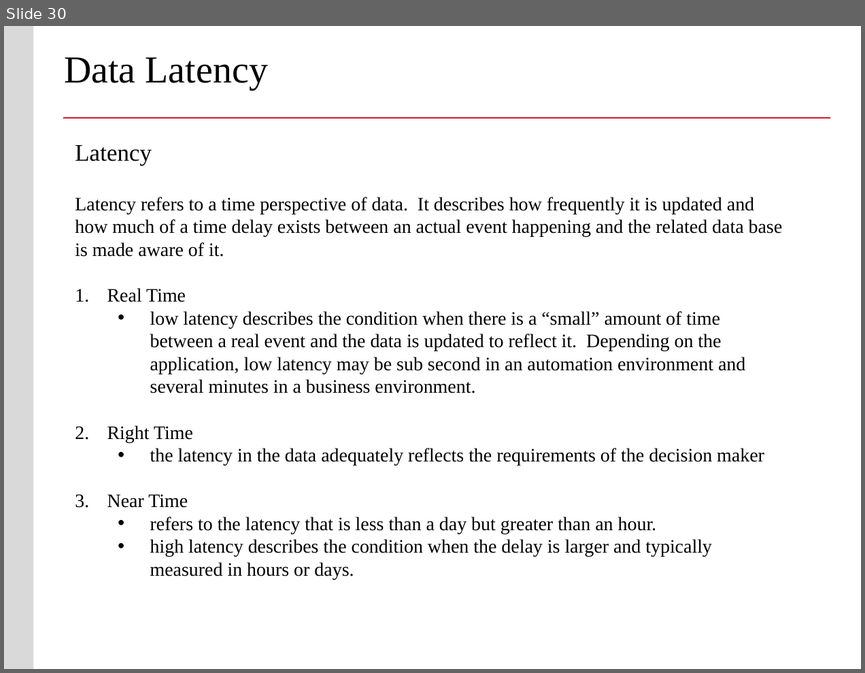
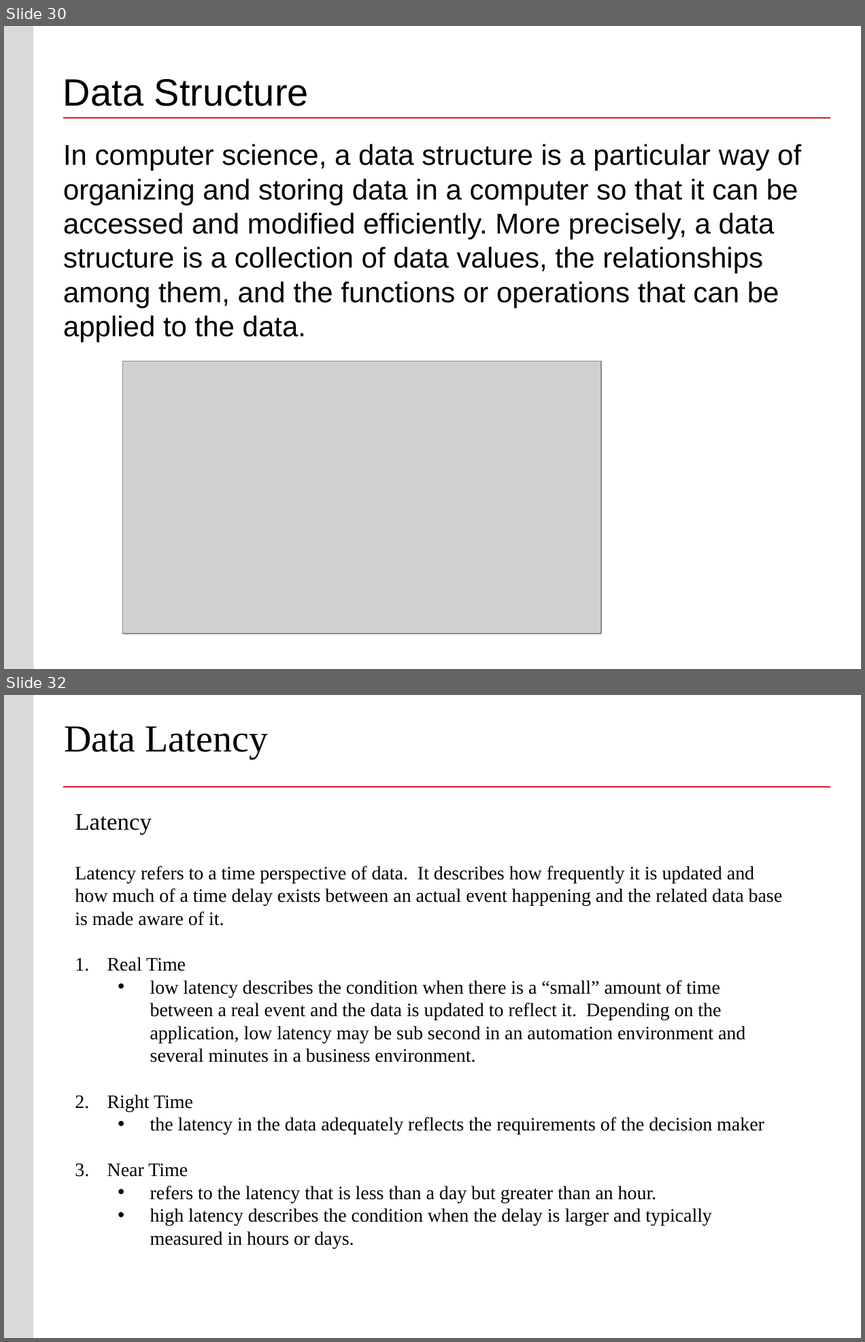
Before and after one commit to buyuhuang/csda1000_FT, a slide deck: day2/1. Lecture/day2_intro_analytics_viz.pptx. Shown one above the other, each under a label of ours: slide 30 before the commit, slides 30 and 32 after it; the slides between them are not shown. The pictures are 865x673 and 865x1342 pixels, drawn with LibreOffice and Linux fonts; fonts in the diff are those of the drawing; grey boxes stand for pictures; background and template pictures are left out. Boxes give left, top, right and bottom in pixels: in the first picture for what was removed or moved away, otherwise in the second. Text is boxed around its words. In the diff, an @@ line names an element or a change of style, - is before the commit and + after.

```diff
--- a/day2/1. Lecture/day2_intro_analytics_viz.pptx
+++ b/day2/1. Lecture/day2_intro_analytics_viz.pptx
@@ slide 30 added at <box>4,26,861,669</box>, background #FFFFFF; not listed: 2 template elements that a slide beside it also shows @@
@@ title added at <box>63,79,309,106</box>, 32 pt, text #000000 @@
+Data Structure
@@ text added at <box>63,144,801,342</box>, 24 pt, text #000000 @@
+In computer science, a data structure is a particular way of organizing and storing data in a computer so that it can be accessed and modified efficiently. More precisely, a data structure is a collection of data values, the relationships among them, and the functions or operations that can be applied to the data.
@@ picture added at <box>122,361,600,633</box> @@
@@ what was slide 30 is now slide 32 @@
```
Also in this commit, not shown: 2 slides changed, 2 other slides added, 1 slide removed, 13 other files.
